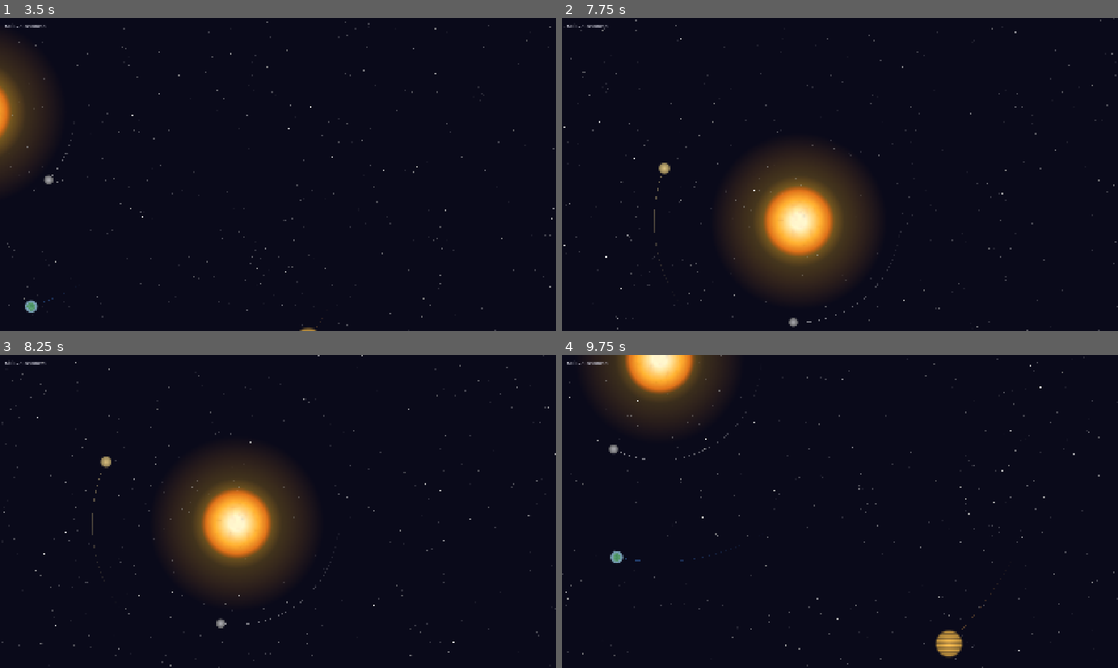
Above: before the commit, frames 1-4 (two rows, left to right).
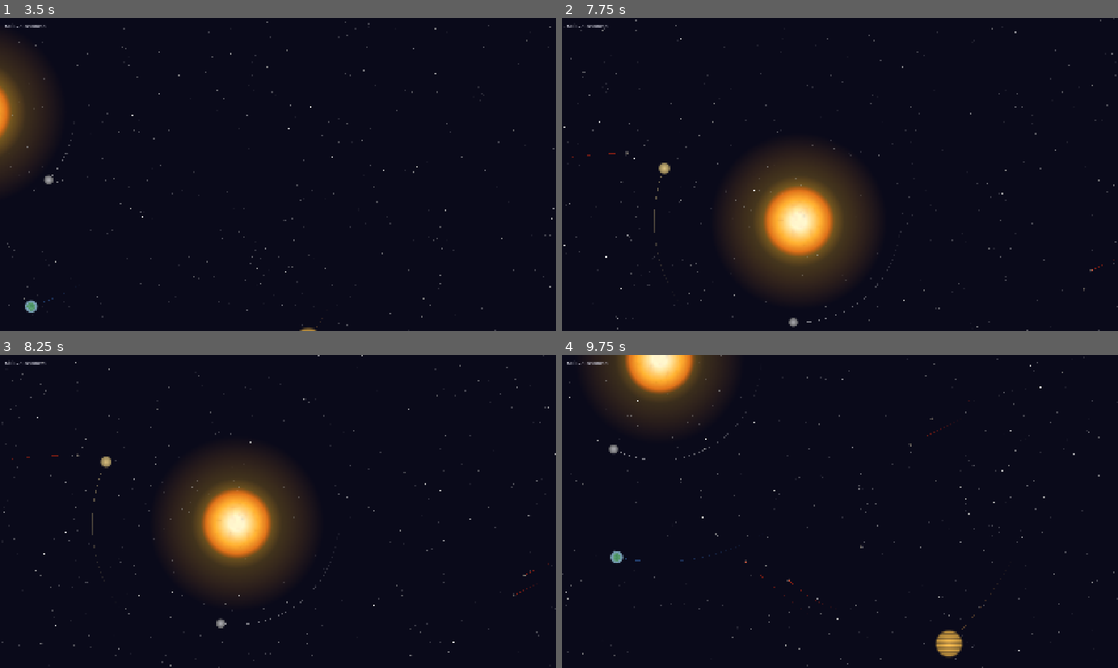
Above: after the commit, the same moments.

Repository: avantgardian/godot-space-idle
Game: Godot game, scene res://scenes/main.tscn
Two runs of this game, one before a commit and one after it. Both use one fixed random seed, a clock stepped at 60 frames per second and the inputs below.
Inputs (mouse positions are in pixels of both pictures, inside the frame that each line leads up to):
- Up to frame 1 (3.5 s): tap Enter at 0.5 s; move the mouse to (400, 158) at 0.52 s; hold Right (ui_right) 0.53-1.25 s; tap L at 0.6, 2.1 s; click (400, 158) at 0.67 s; drag from (166, 190) to (250, 237) at 1.27 s; move the mouse to (333, 105) at 2.02 s; hold Right (ui_right) 2.03-2.75 s; drag from (250, 237) to (111, 127) at 2.77 s
- Up to frame 2 (7.75 s): move the mouse to (1006, 221) at 3.52 s; hold Left (ui_left) 3.53-4.25 s; tap L at 3.6, 5.1, 6.6 s; drag from (673, 127) to (756, 96) at 4.27 s; move the mouse to (867, 174) at 5.02 s; hold Down (ui_down) 5.03-5.75 s; click (867, 174) at 5.17 s; drag from (756, 96) to (728, 190) at 5.77 s; move the mouse to (962, 158) at 6.52 s; hold Up (ui_up) 6.53-7.25 s; drag from (728, 190) to (812, 237) at 7.27 s
- Up to frame 3 (8.25 s): move the mouse to (333, 442) at 8.02 s; hold Down (ui_down) from 8.03 s (still down); tap L at 8.1 s
- Up to frame 4 (9.75 s): release Down (ui_down) at 8.75 s; drag from (812, 574) to (673, 464) at 8.77 s; move the mouse to (1006, 558) at 9.52 s; hold Up (ui_up) from 9.53 s (still down); tap L at 9.6 s; click (1006, 558) at 9.67 s

Frame 1 is identical in both runs. In frame 2, less than 0.1% of the frame differs, in the area x 1-100%, y 42-88%; in frame 3, less than 0.1%; in frame 4, less than 0.1%, in the area x 32-74%, y 14-80%.

Commit message:
chore: keep L key for debug asteroid spawn

Diff:
--- a/scripts/main.gd
+++ b/scripts/main.gd
@@ -438,6 +438,8 @@
 			_zoom_in()
 		elif event.keycode == KEY_MINUS:
 			_zoom_out()
+		elif event.keycode == KEY_L:
+			_spawn_asteroid()
 
 
 func _check_body_collisions():
